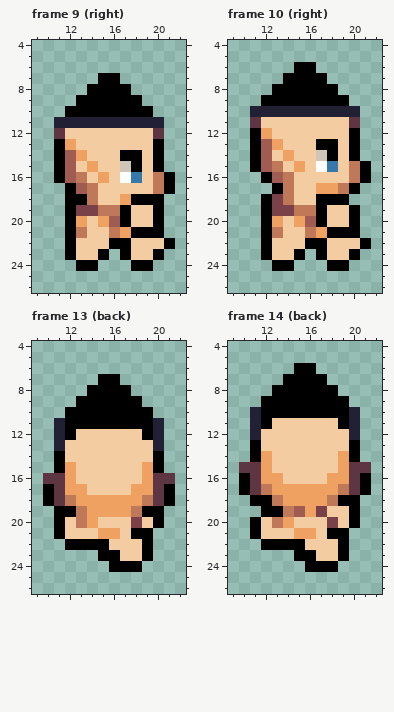
Pixel-art file, stored at assets/characters/base/use.aseprite. Above, as it was before the edit.
32x32 pixels, 16 frames. Colours within 5 levels of each other are drawn and written as one. Shown: frame 9 (right): x 9..22, y 4..26; frame 10 (right): x 9..22, y 4..26; frame 13 (back): x 9..22, y 4..26; frame 14 (back): x 9..22, y 4..26. The commit also changed other frames, which this record leaves out.
After:
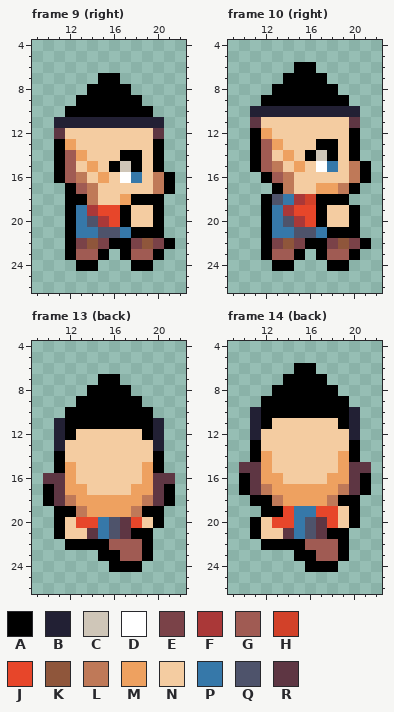
Palette (. is transparent): A #000000  B #222034  C #cfc6b8  D #ffffff  E #7a4248  F #aa3838  G #a05b53  H #d24129  J #e7462a  K #8f563b  L #bf7958  M #eea160  N #f4cca1  P #3678a9  Q #4e536b  R #5e3643
The edit:
layer "legs/default" added
layer "pants/brown" added
layer "torso/default" added
layer "shirt/red_blue" added
layer "face/male" added
layer "face/female" added
layer "legs/brown" removed
layer "legs/naked" removed
layer "torso/red_blue" removed
layer "torso/naked" removed
layer "face/base" removed
Changed rows in their new state; - is an unchanged pixel.
Frame 9 (right), layers "face/female", "shirt/red_blue", "pants/brown":
first column x 16:
15 A
first column x 13:
19 PFJJ----
20 PQFJ----
21 PPQQP---
22 EKE--EKE
23 GG---GG-
Frame 10 (right), layers "face/female", "shirt/red_blue", "pants/brown":
first column x 16:
14 A
first column x 13:
18 QPFH----
19 PFJJ----
20 PQFJ----
21 PPQQP---
22 EKE--EKE
23 GG---GG-
Frame 13 (back), layers "shirt/red_blue", "pants/brown":
first column x 13:
20 JJPQRJ
21 -RPQR-
22 ---GGG
23 ----GG
Frame 14 (back), layers "shirt/red_blue", "pants/brown":
first column x 13:
19 -JPPJJ
20 JJPQRJ
21 -RPQR-
22 ---GGG
23 ----GG
Boxes around the changes in both pictures, in picture pixels (x1, y1, x2, y2):
changed: (109, 161, 120, 172)
changed: (76, 205, 164, 260)
changed: (272, 150, 360, 260)
changed: (76, 517, 142, 561)
changed: (272, 506, 338, 561)
